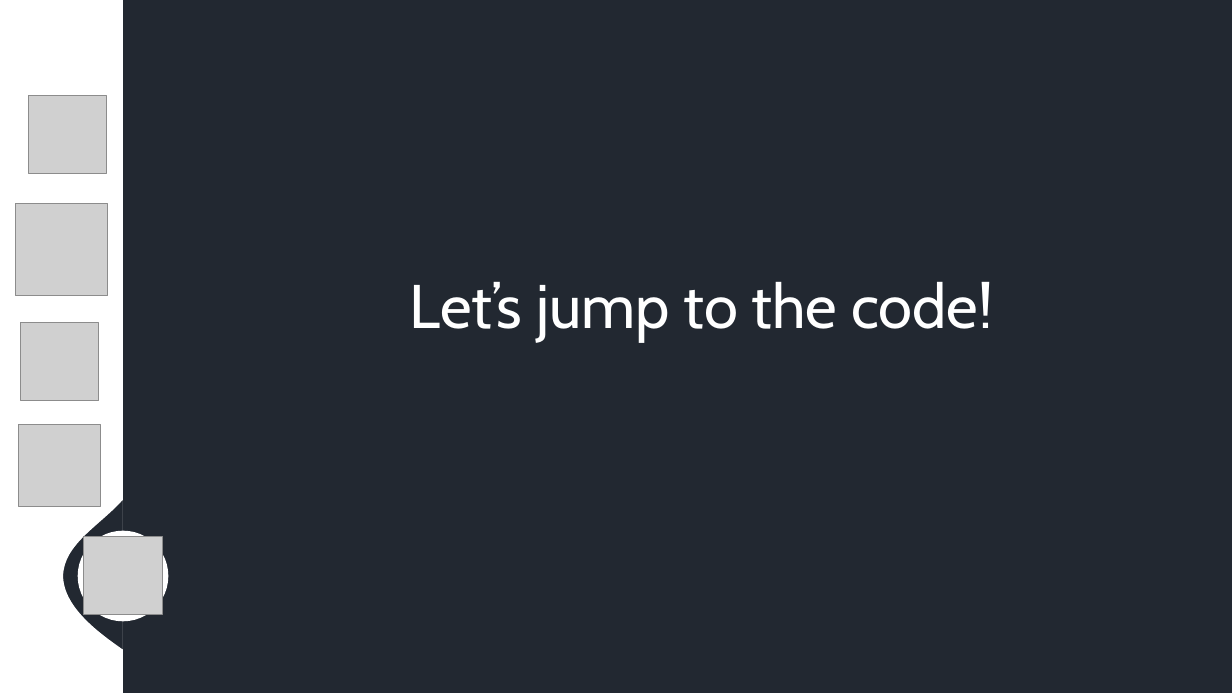
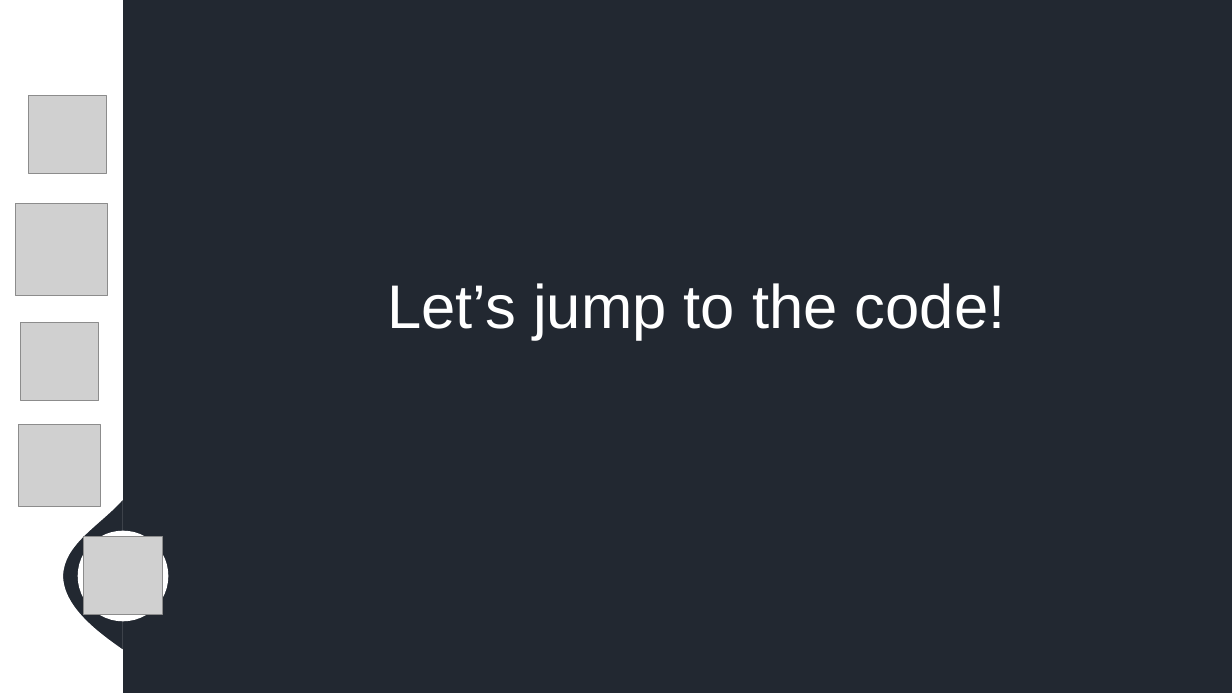
Before and after one commit to TYAtanasov21/Chemistry_Clash, a slide deck: slide 5 of documents/Presentation - Chemistry clash.pptx. Drawn at 1232x693 pixels with LibreOffice and Linux fonts; fonts in the diff are those of the drawing; grey boxes stand for pictures; background and template pictures are left out. Boxes give left, top, right and bottom in pixels: in the first picture for what was removed or moved away, otherwise in the second. Text is boxed around its words. In the diff, an @@ line names an element or a change of style, - is before the commit and + after.

Commit message:
Change presentation font

```diff
--- a/documents/Presentation - Chemistry clash.pptx
+++ b/documents/Presentation - Chemistry clash.pptx
@@ text "Let’s jump to the code!": place and size @@
-text "Let’s jump to the code!" at (410,282,993,342)
+text "Let’s jump to the code!" at (387,283,1006,340)
@@ text "Let’s jump to the code!" at (387,283,1006,340): font Cabin to Arial @@
```
Also in this commit, not shown: 3 other slides changed.
